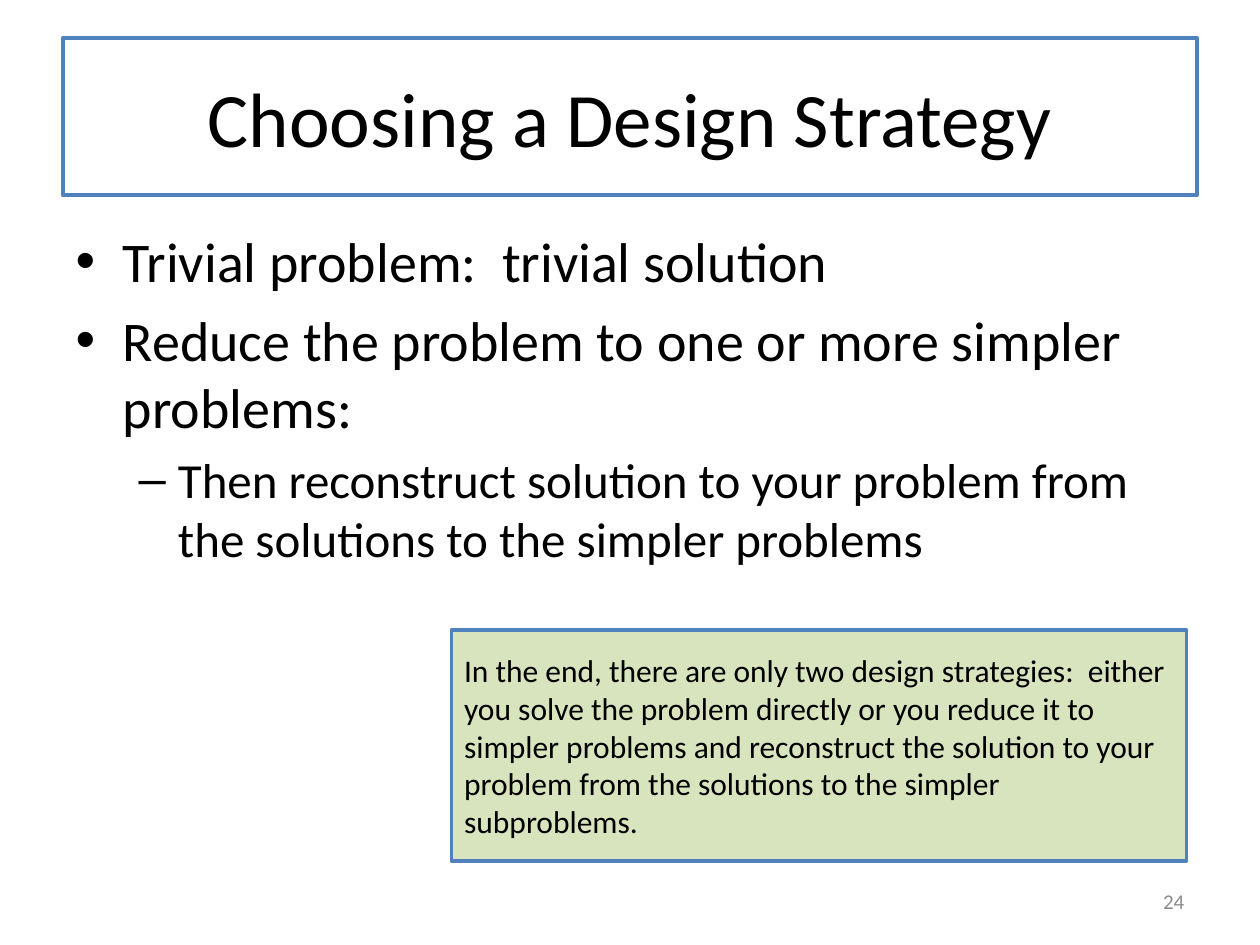
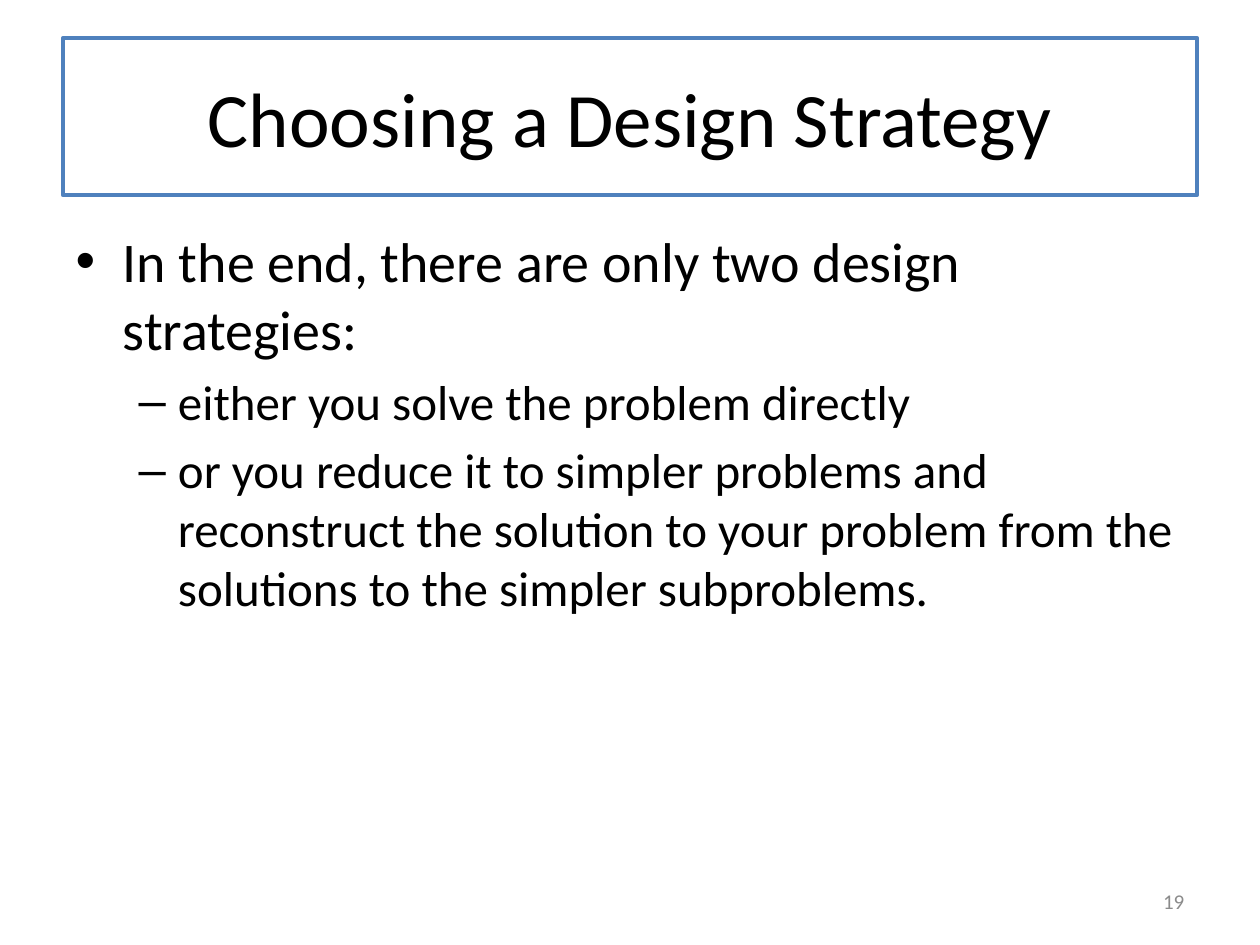
Before and after one commit to mwand/cs5010f16, a slide deck: slide 19 of Slides/Lesson 12.1 The Last Lecture.pptx (slide 24 before the commit). Drawn at 1260x945 pixels with LibreOffice and Linux fonts; fonts in the diff are those of the drawing. Boxes give left, top, right and bottom in pixels: in the first picture for what was removed or moved away, otherwise in the second. Text is boxed around its words. In the diff, an @@ line names an element or a change of style, - is before the commit and + after.

```diff
--- a/Slides/Lesson 12.1 The Last Lecture.pptx
+++ b/Slides/Lesson 12.1 The Last Lecture.pptx
@@ text at [123, 243, 1172, 614]: text changed; size 32 to 28 pt @@
-• Trivial problem: trivial solution
-• Reduce the problem to one or more simpler problems:
-  – Then reconstruct solution to your problem from the solutions to the simpler problems
+• In the end, there are only two design strategies:
+  – either you solve the problem directly
+  – or you reduce it to simpler problems and reconstruct the solution to your problem from the solutions to the simpler subproblems.
@@ rectangle removed at [451, 630, 1186, 861] @@
-In the end, there are only two design strategies: either you solve the problem directly or you reduce it to simpler problems and reconstruct the solution to your problem from the solutions to the simpler subproblems.
@@ page number at [1163, 895, 1184, 909]: text changed @@
-24
+19
```
Also in this commit, not shown: 9 other slides changed, 12 slides removed, 2 other files.
